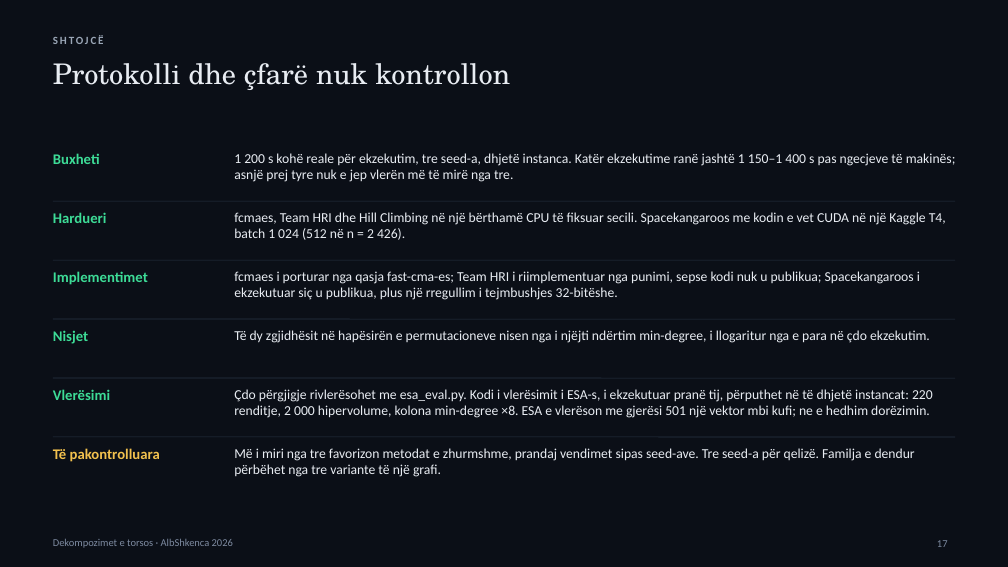
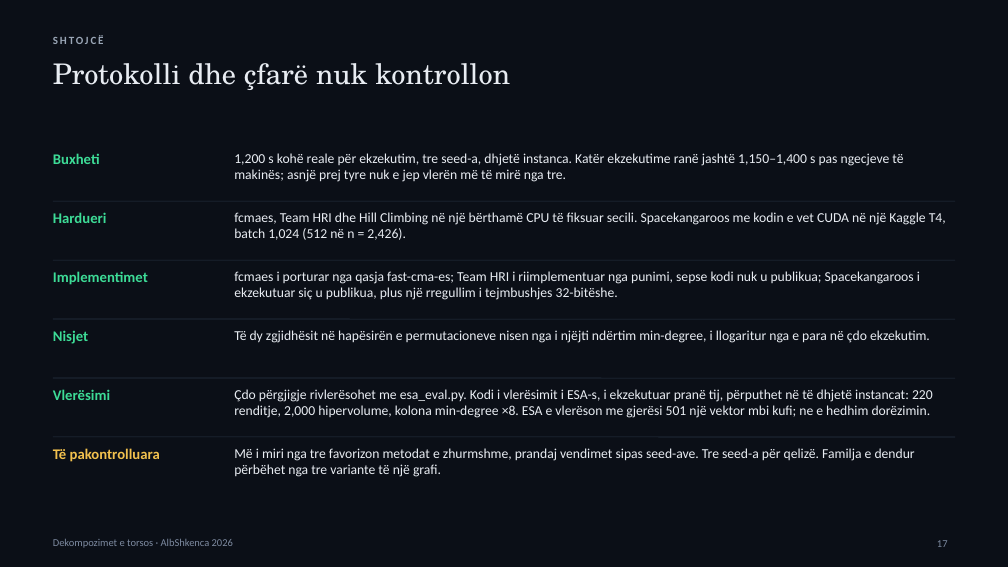
Before and after one commit to adrianymeri/SpOC3, a slide deck: slide 17 of SpOC3-Dekompozime-Torso-AlbShkenca2026-SQ.pptx. Drawn at 1008x567 pixels with LibreOffice and Linux fonts; fonts in the diff are those of the drawing. Boxes give left, top, right and bottom in pixels: in the first picture for what was removed or moved away, otherwise in the second. Text is boxed around its words. In the diff, an @@ line names an element or a change of style, - is before the commit and + after.

```diff
--- a/SpOC3-Dekompozime-Torso-AlbShkenca2026-SQ.pptx
+++ b/SpOC3-Dekompozime-Torso-AlbShkenca2026-SQ.pptx
@@ text at <box>234,153,903,182</box>: text changed @@
-1 200 s kohë reale për ekzekutim, tre seed-a, dhjetë instanca. Katër ekzekutime ranë jashtë 1 150–1 400 s pas ngecjeve të makinës; asnjë prej tyre nuk e jep vlerën më të mirë nga tre.
+1,200 s kohë reale për ekzekutim, tre seed-a, dhjetë instanca. Katër ekzekutime ranë jashtë 1,150–1,400 s pas ngecjeve të makinës; asnjë prej tyre nuk e jep vlerën më të mirë nga tre.
@@ text at <box>234,212,946,240</box>: text changed @@
-fcmaes, Team HRI dhe Hill Climbing në një bërthamë CPU të fiksuar secili. Spacekangaroos me kodin e vet CUDA në një Kaggle T4, batch 1 024 (512 në n = 2 426).
+fcmaes, Team HRI dhe Hill Climbing në një bërthamë CPU të fiksuar secili. Spacekangaroos me kodin e vet CUDA në një Kaggle T4, batch 1,024 (512 në n = 2,426).
@@ text at <box>234,389,933,418</box>: text changed @@
-Çdo përgjigje rivlerësohet me esa_eval.py. Kodi i vlerësimit i ESA-s, i ekzekutuar pranë tij, përputhet në të dhjetë instancat: 220 renditje, 2 000 hipervolume, kolona min-degree ×8. ESA e vlerëson me gjerësi 501 një vektor mbi kufi; ne e hedhim dorëzimin.
+Çdo përgjigje rivlerësohet me esa_eval.py. Kodi i vlerësimit i ESA-s, i ekzekutuar pranë tij, përputhet në të dhjetë instancat: 220 renditje, 2,000 hipervolume, kolona min-degree ×8. ESA e vlerëson me gjerësi 501 një vektor mbi kufi; ne e hedhim dorëzimin.
```
Also in this commit, not shown: 17 other slides changed, 4 other files.
